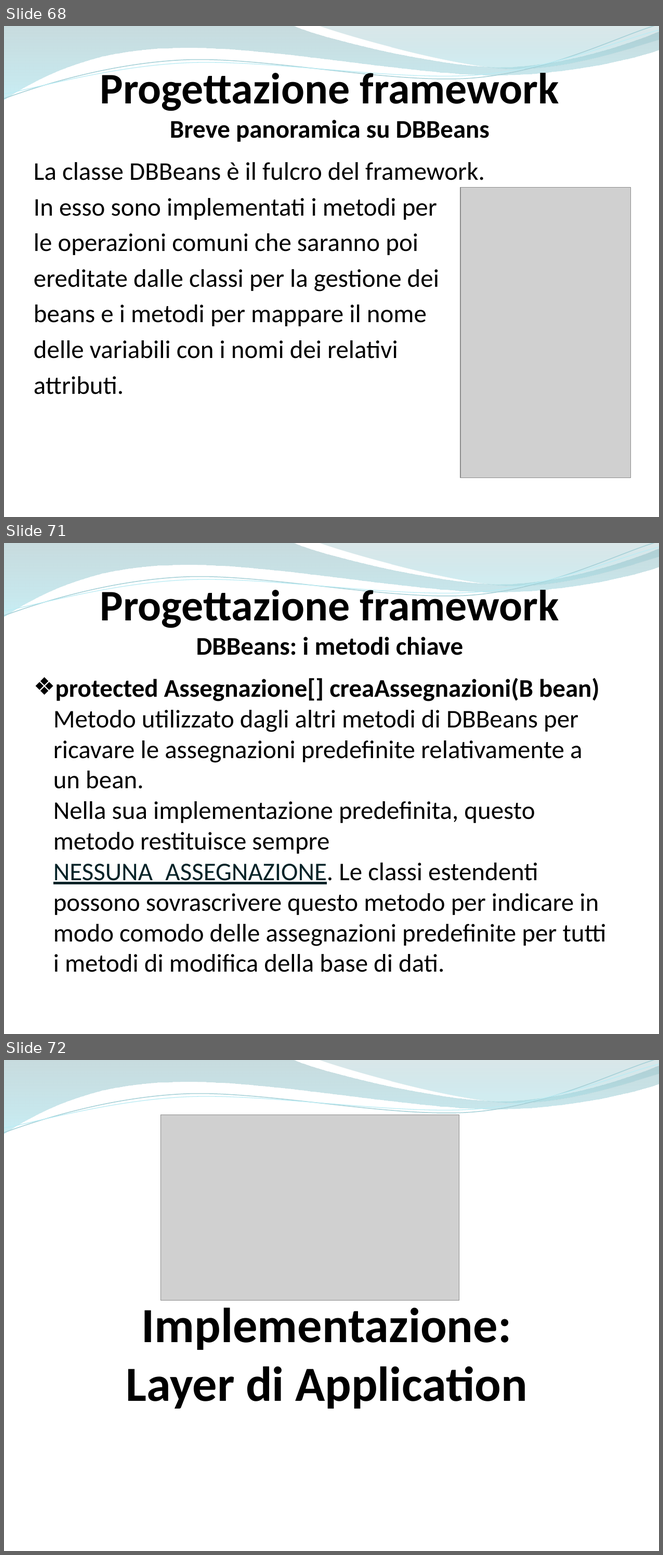
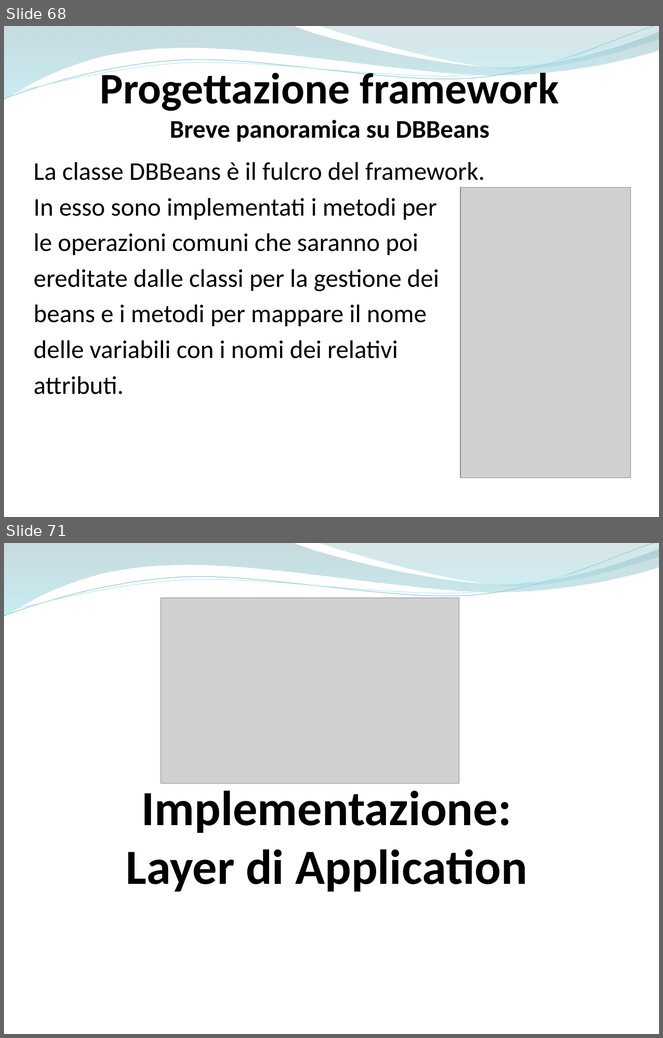
Before and after one commit to ammirate/at-silo, a slide deck: Presentazione/Atsilo1/[BOZZA] Atsilo_A_PresentazioneFinale copia.pptx. Shown one above the other, each under a label of ours: slides 68, 71 and 72 before the commit, slides 68 and 71 after it; the slides between them are not shown. The pictures are 663x1555 and 663x1038 pixels, drawn with LibreOffice and Linux fonts; fonts in the diff are those of the drawing; grey boxes stand for pictures. Boxes give left, top, right and bottom in pixels: in the first picture for what was removed or moved away, otherwise in the second. Text is boxed around its words. In the diff, an @@ line names an element or a change of style, - is before the commit and + after.

Commit message:
[WR] Corretta presentazione framework storage

```diff
--- a/Presentazione/Atsilo1/[BOZZA] Atsilo_A_PresentazioneFinale copia.pptx
+++ b/Presentazione/Atsilo1/[BOZZA] Atsilo_A_PresentazioneFinale copia.pptx
@@ slide 71 removed at <box>4,543,659,1034</box>, background #FFFFFF; not listed: 4 template elements that a slide beside it also shows @@
@@ text removed at <box>100,584,559,655</box> @@
-Progettazione framework
-DBBeans: i metodi chiave
@@ text removed at <box>53,678,607,973</box> @@
-❖ protected Assegnazione[] creaAssegnazioni(B bean)
-  Metodo utilizzato dagli altri metodi di DBBeans per ricavare le assegnazioni predefinite relativamente a un bean.
-  Nella sua implementazione predefinita, questo metodo restituisce sempre NESSUNA_ASSEGNAZIONE. Le classi estendenti possono sovrascrivere questo metodo per indicare in modo comodo delle assegnazioni predefinite per tutti i metodi di modifica della base di dati.
@@ what was slide 72 is now slide 71 @@
```
Also in this commit, not shown: 4 slides changed, 1 other file.
